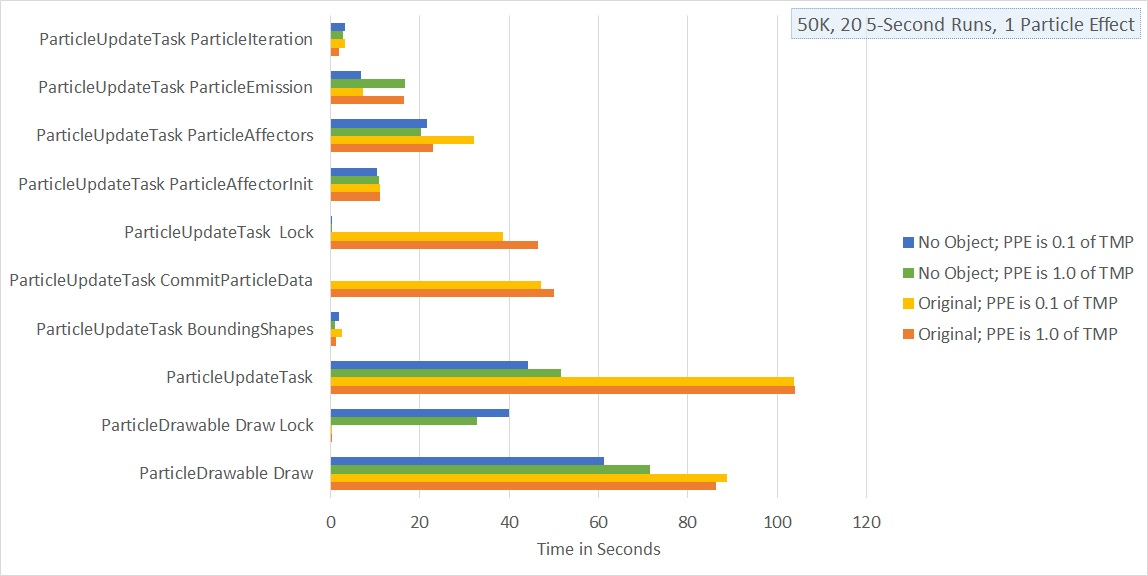
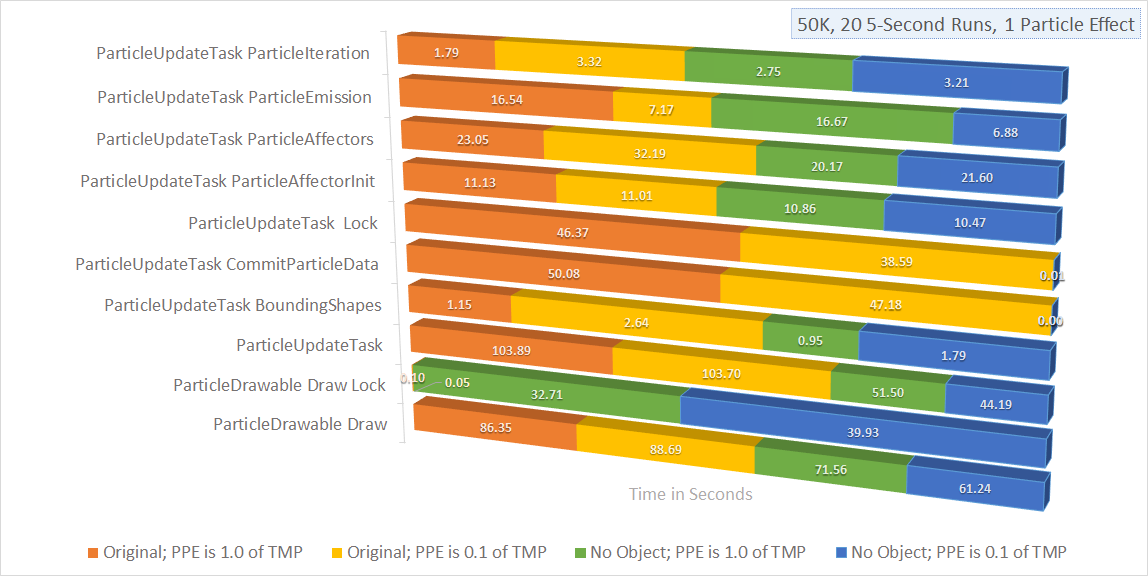
Revision of a layered 1148 × 576 image; what changed, layer by layer:
added layer "Layer 2" above "Layer 1" over [10, 15, 1134, 561]
